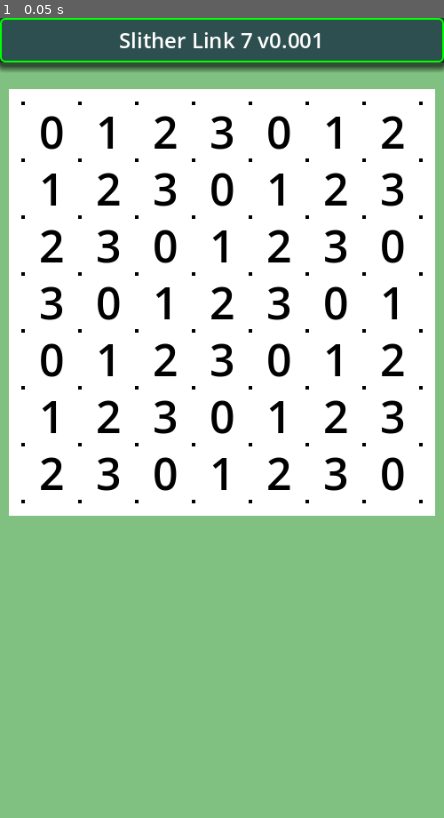
Above: before the commit, frame 1.
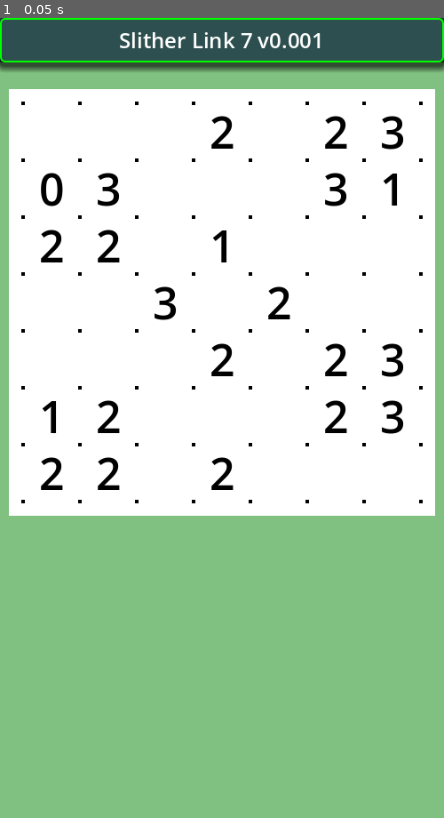
Above: after the commit, the same moment.

Repository: vivisuke/SlitherLink7
Game: Godot game, scene res://main.tscn
The game is run twice, just before and just after one commit, with the same random seed, the same clock (stepped at 60 frames per second) and the same inputs.
Inputs:
- Up to frame 1 (0.05 s): no input

The runs differ from the first frame. In frame 1, 4.5% of the frame differs, in the area x 9-91%, y 12-60%.

Commit message:
0004 ◎ C 02/16 02/16 0.001│ToDo│盤面クラス Board7x7 追加 0005 ◎ C 02/16 02/16 0.001│ToDo│Board7x7：手がかり数字設定可能に 0006 ◎ C 02/16 02/16 0.001│ToDo│Board7x7 の手がかり数字を盤面表示

Diff:
--- /dev/null
+++ b/SlitherLink7/classes/Board7x7.gd
@@ -0,0 +1,23 @@
+class_name Board7x7
+
+extends Object
+
+const N_HORZ = 7
+const N_VERT = 7
+const N_CELLS = N_HORZ * N_VERT
+const EMPTY = -1
+
+var clue_num = []
+
+func _init():
+	clue_num.resize(N_CELLS)
+	clue_num.fill(EMPTY)
+	pass
+func set_clue_num(lst):
+	for i in range(N_CELLS):
+		clue_num[i] = lst[i]
+	pass
+func _ready():
+	pass
+func _process(delta):
+	pass
--- a/SlitherLink7/scripts/main.gd
+++ b/SlitherLink7/scripts/main.gd
@@ -2,12 +2,27 @@
 
 const N_HORZ = 7
 const N_VERT = 7
+const N_CELLS = N_HORZ * N_VERT
 const CELL_WIDTH = 64
+const q1 = [-1, -1, -1,  2, -1,  2,  3,
+			 0,  3, -1, -1, -1,  3,  1,
+			 2,  2, -1,  1, -1, -1, -1,
+			-1, -1,  3, -1,  2, -1, -1,
+			-1, -1, -1,  2, -1,  2,  3,
+			 1,  2, -1, -1, -1,  2,  3,
+			 2,  2, -1,  2, -1, -1, -1,
+			]
 
+var bd
 var num_labels = []			# 線分数表示用ラベル
 
+var CBoard7x7 = preload("res://classes/Board7x7.gd")
+
 func _ready():
+	bd = CBoard7x7.new()
+	bd.set_clue_num(q1)
 	init_labels()
+	update_num_labels()
 	pass # Replace with function body.
 func init_labels():
 	for y in range(N_VERT):
@@ -22,6 +37,12 @@
 			label.position = Vector2(px+18, py-3)
 			label.text = str((x+y)%4)
 			$Board/Grid.add_child(label)
-
+func update_num_labels():
+	for ix in range(N_CELLS):
+		if bd.clue_num[ix] < 0:
+			num_labels[ix].text = ""
+		else:
+			num_labels[ix].text = "%d" % bd.clue_num[ix]
+		pass
 func _process(delta):
 	pass
Not shown, changed: SlitherLink7.spr
